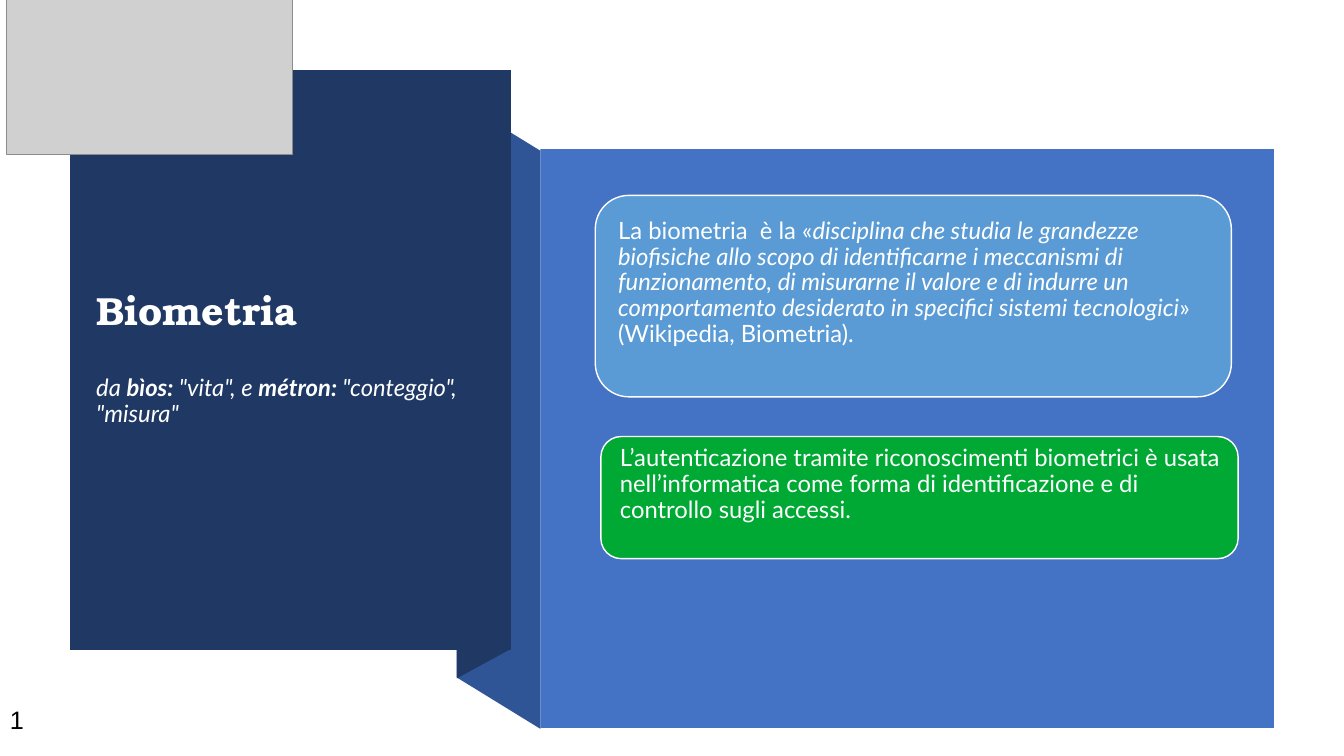
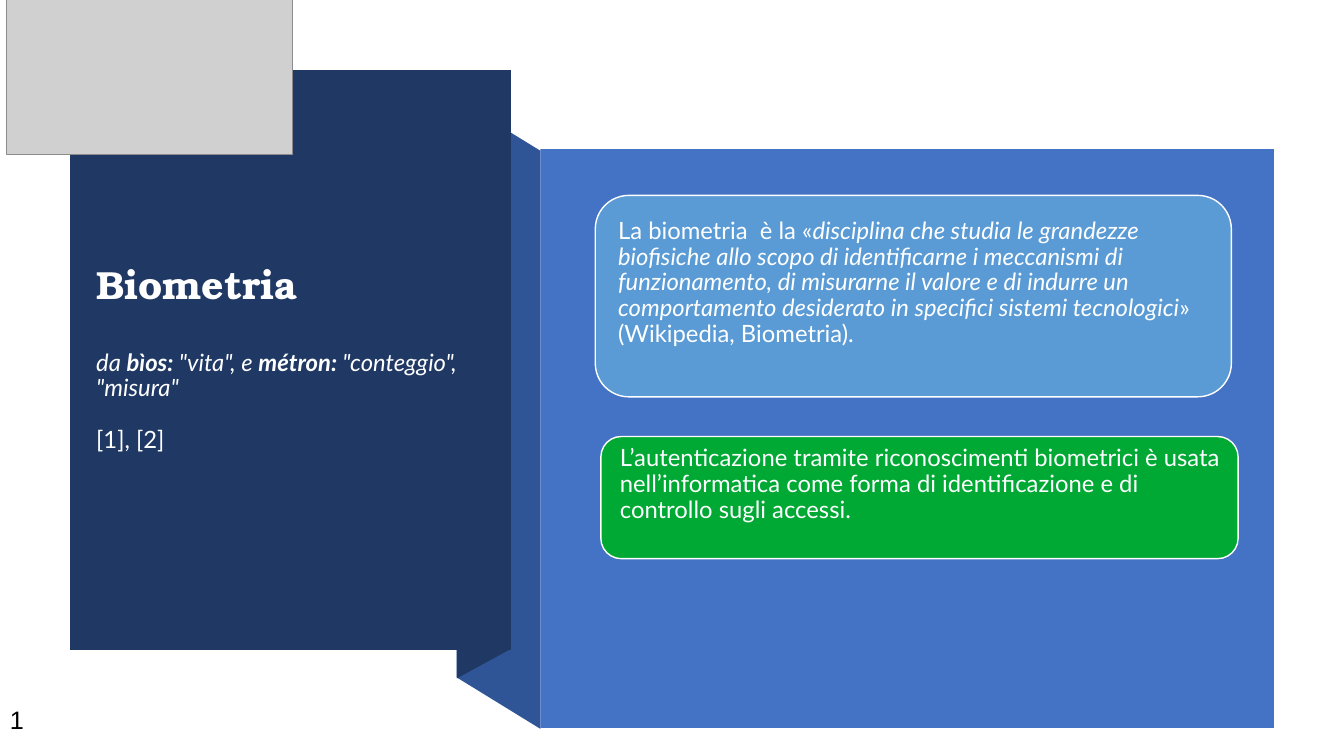
Before and after one commit to Torkin1/biometric_prompt_WALL-E, a slide deck: slide 1 of preambolo_tecnicismi.odp. Drawn at 1344x756 pixels with LibreOffice and Linux fonts; fonts in the diff are those of the drawing; grey boxes stand for pictures. Boxes give left, top, right and bottom in pixels: in the first picture for what was removed or moved away, otherwise in the second. Text is boxed around its words. In the diff, an @@ line names an element or a change of style, - is before the commit and + after.

```diff
--- a/preambolo_tecnicismi.odp
+++ b/preambolo_tecnicismi.odp
@@ title at box(96, 269, 456, 452): text changed @@
-Biometria
-da bìos: "vita", e métron: "conteggio", "misura"
+Biometria
+da bìos: "vita", e métron: "conteggio", "misura"
+[1], [2]
```
Also in this commit, not shown: 4 other files.
